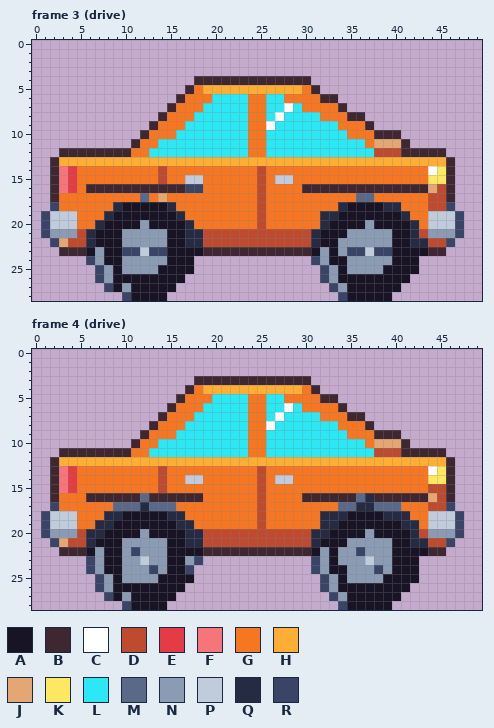
Two versions of one pixel-art file, art/ambient/ambient-car@69.aseprite. Above: the version before the commit.
50x29 pixels, 4 frames. Shown: frame 3 (drive), frame 4 (drive). The commit also changed other frames, which this record leaves out.
Palette (. is transparent): A #181425  B #3e2731  C #ffffff  D #be4a2f  E #e43b44  F #f6757a  G #f77622  H #feae34  J #e4a672  K #fee761  L #2ce8f5  M #5a6988  N #8b9bb4  P #c0cbdc  Q #262b44  R #3a4466
Pixels before, frame 3 (drive), first column x 1:
 4 .................BBBBBBBBBBBBB.................
 5 ................BGHHHHHHHHHHHGB................
 6 ...............BGGGLLLLGGLLGGGGBB..............
 7 ..............BGGGLLLLLGGLLCLGGGGB.............
 8 .............BGGGLLLLLLGGLCLLLLGGGBB...........
 9 ............BGGGLLLLLLLGGCLLLLLLLGGGB..........
10 ...........BGGGLLLLLLLLGGLLLLLLLLLGGGBBB.......
11 ..........BGGLLLLLLLLLLGGLLLLLLLLLLLGJJJB......
12 ..BBBBBBBBGGLLLLLLLLLLLGGLLLLLLLLLLLLDDDBBBBB..
13 .BHHHHHHHHHHHHHHHHHHHHHHHHHHHHHHHHHHHHHHHHHHHB.
14 .BFEGGGGGGGGGDGGGGGGGGGGDGGGGGGGGGGGGGGGGGGCKB.
15 .BFEGGGGGGGGGDGGPPGGGGGGDGPPGGGGGGGGGGGGGGGKKB.
16 .BFEGBBBBBBBBBBBRRGGGGGGDGGGGBBBBBBBBBBBBBBJDB.
17 .BGGGGGGGGGMGJGGGGGGGGGGDGGGGGGGGGGMMGGGGGGDDB.
18 .RGGGGGGQAAAAAQGGGGGGGGGDGGGGGGGGQAAAAQQGGGDDR.
19 RPPPGGGQAAAAAAAQGGGGGGGGDGGGGGGQQAAAAAAAQGGPPPR
20 RPPPGGQAAAANAAAAQGGGGGGGDGGGGGGQAAAANAAAAQGPPPR
21 RNNNDQAAANNNNNAAQQDDDDDDDDDDDDQAAANNNNNAAQDNNNR
22 .RJDDQAAANNNNNAAQQDDDDDDDDDDDDQAANNNNNNAAQQDDR.
23 ..BBBANAARRPRRAAAABBBBBBBBBBBBANANRRPRRAAAABB..
24 .....RNAANNNNNAAA.............RNAANNNNNAAA.....
25 ......RNANNNNAAAA..............RNANNNNAAAA.....
26 ......RNAAAAAAAA...............RNAAAAAAAA......
27 .......RANAAAAA.................RNAAAAAA.......
28 .........RAAAA...................RAAAAA........
Pixels before, frame 4 (drive), first column x 1:
 3 .................BBBBBBBBBBBBB.................
 4 ................BGHHHHHHHHHHHGB................
 5 ...............BGGGLLLLGGLLGGGGBB..............
 6 ..............BGGGLLLLLGGLLCLGGGGB.............
 7 .............BGGGLLLLLLGGLCLLLLGGGBB...........
 8 ............BGGGLLLLLLLGGCLLLLLLLGGGB..........
 9 ...........BGGGLLLLLLLLGGLLLLLLLLLGGGBBB.......
10 ..........BGGLLLLLLLLLLGGLLLLLLLLLLLGJJJB......
11 ..BBBBBBBBGGLLLLLLLLLLLGGLLLLLLLLLLLLDDDBBBBB..
12 .BHHHHHHHHHHHHHHHHHHHHHHHHHHHHHHHHHHHHHHHHHHHB.
13 .BFEGGGGGGGGGDGGGGGGGGGGDGGGGGGGGGGGGGGGGGGCKB.
14 .BFEGGGGGGGGGDGGPPGGGGGGDGPPGGGGGGGGGGGGGGGKKB.
15 .BFEGGGGGGGGGDGGGGGGGGGGDGGGGGGGGGGGGGGGGGGDDB.
16 .BGGGBBBBBBMBBBBBBGGGGGGDGGGGBBBBBBMQBBBBBBJDB.
17 .RGGGGGGMMMQMMMGGGGGGGGGDGGGGGGGGMMQQMMMGGGDDR.
18 RPPPGGGQQAAAAAQQGGGGGGGGDGGGGGGQQQAAAAQQQGGPPPR
19 RPPPGGQQAAAAAAAQQGGGGGGGDGGGGGGQQAAAAAAAQQGPPPR
20 RNNNDQQAAAANAAAAQQDDDDDDDDDDDDQQAAAANAAAAQDNNNR
21 .RJDDQAAANNNNNAAQQDDDDDDDDDDDDQAAANNNNNAAQQDDR.
22 ..BBBANAANRNNNAAAABBBBBBBBBBBBANANNRNNNAAAABB..
23 .....RNAANNPNNAANR............RNANNNPNNAAA.....
24 .....RNAANNNRNAAR.............RNAANNNRNAAA.....
25 ......RNANNNNAAAA..............RNANNNNAAAA.....
26 ......RNAAAAAAAA...............RNAAAAAAAA......
27 .......RANAAAAA.................RNAAAAAA.......
28 .........RAAAA...................RAAAAA........
Now the later version:
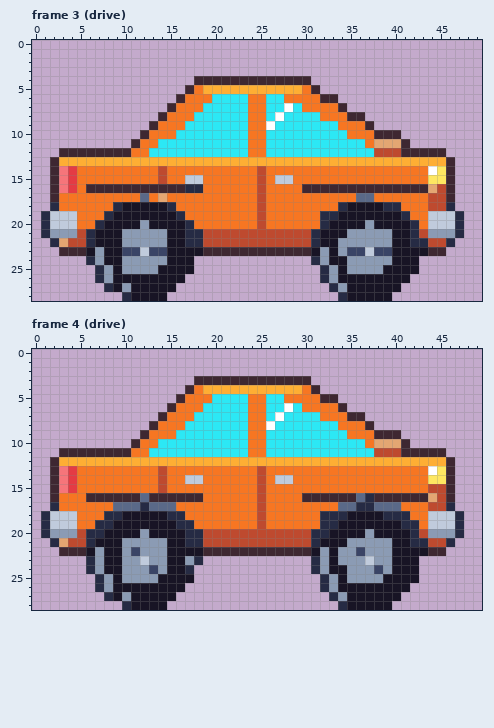
The exact change:
{"where": "frame 3 (drive)"}
{"frame":3,"y":16,"x":17,"old":"RR","new":"QQ"}
{"frame":3,"y":18,"x":2,"old":"R","new":"Q"}
{"frame":3,"y":18,"x":46,"old":"R","new":"Q"}
{"frame":3,"y":19,"x":1,"old":"R","new":"Q"}
{"frame":3,"y":19,"x":47,"old":"R","new":"Q"}
{"frame":3,"y":20,"x":1,"old":"R","new":"Q"}
{"frame":3,"y":20,"x":47,"old":"R","new":"Q"}
{"frame":3,"y":21,"x":1,"old":"R","new":"Q"}
{"frame":3,"y":21,"x":47,"old":"R","new":"Q"}
{"frame":3,"y":22,"x":2,"old":"R","new":"Q"}
{"frame":3,"y":22,"x":46,"old":"R","new":"Q"}
{"frame":3,"y":24,"x":6,"old":"R","new":"Q"}
{"frame":3,"y":24,"x":31,"old":"R","new":"Q"}
{"frame":3,"y":25,"x":7,"old":"R","new":"Q"}
{"frame":3,"y":25,"x":32,"old":"R","new":"Q"}
{"frame":3,"y":26,"x":7,"old":"R","new":"Q"}
{"frame":3,"y":26,"x":32,"old":"R","new":"Q"}
{"frame":3,"y":27,"x":8,"old":"R","new":"Q"}
{"frame":3,"y":27,"x":33,"old":"R","new":"Q"}
{"frame":3,"y":28,"x":10,"old":"R","new":"Q"}
{"frame":3,"y":28,"x":34,"old":"R","new":"Q"}
{"where": "frame 4 (drive)"}
{"frame":4,"y":17,"x":2,"old":"R","new":"Q"}
{"frame":4,"y":17,"x":46,"old":"R","new":"Q"}
{"frame":4,"y":18,"x":1,"old":"R","new":"Q"}
{"frame":4,"y":18,"x":47,"old":"R","new":"Q"}
{"frame":4,"y":19,"x":1,"old":"R","new":"Q"}
{"frame":4,"y":19,"x":47,"old":"R","new":"Q"}
{"frame":4,"y":20,"x":1,"old":"R","new":"Q"}
{"frame":4,"y":20,"x":47,"old":"R","new":"Q"}
{"frame":4,"y":21,"x":2,"old":"R","new":"Q"}
{"frame":4,"y":21,"x":46,"old":"R","new":"Q"}
{"frame":4,"y":23,"x":6,"old":"R","new":"Q"}
{"frame":4,"y":23,"x":18,"old":"R","new":"Q"}
{"frame":4,"y":23,"x":31,"old":"R","new":"Q"}
{"frame":4,"y":24,"x":6,"old":"R","new":"Q"}
{"frame":4,"y":24,"x":17,"old":"R","new":"Q"}
{"frame":4,"y":24,"x":31,"old":"R","new":"Q"}
{"frame":4,"y":25,"x":7,"old":"R","new":"Q"}
{"frame":4,"y":25,"x":32,"old":"R","new":"Q"}
{"frame":4,"y":26,"x":7,"old":"R","new":"Q"}
{"frame":4,"y":26,"x":32,"old":"R","new":"Q"}
{"frame":4,"y":27,"x":8,"old":"R","new":"Q"}
{"frame":4,"y":27,"x":33,"old":"R","new":"Q"}
{"frame":4,"y":28,"x":10,"old":"R","new":"Q"}
{"frame":4,"y":28,"x":34,"old":"R","new":"Q"}
